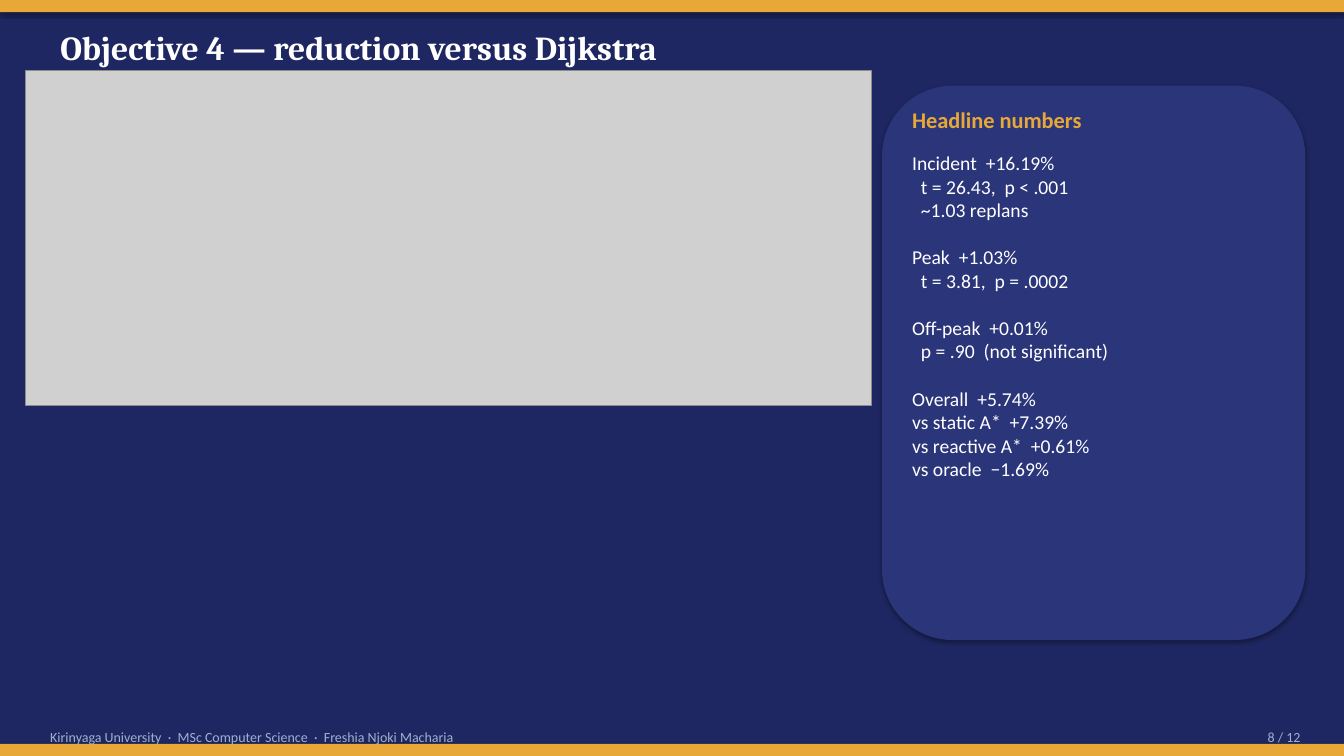
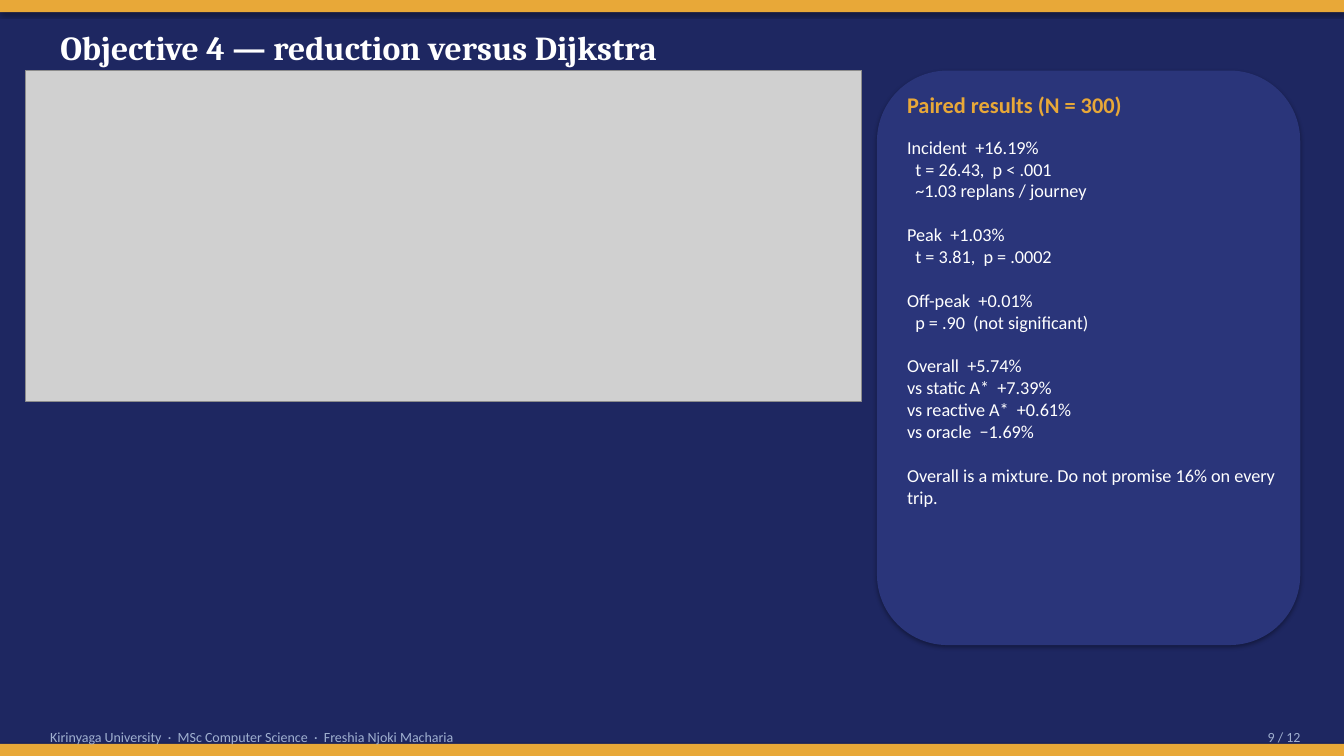
Before and after one commit to Freshia-Njoki/Emergency_Routing, a slide deck: slide 9 of docs/Freshia_Njoki_Obj34_Findings_Presentation.pptx (slide 8 before the commit). Drawn at 1344x756 pixels with LibreOffice and Linux fonts; fonts in the diff are those of the drawing; grey boxes stand for pictures. Boxes give left, top, right and bottom in pixels: in the first picture for what was removed or moved away, otherwise in the second. Text is boxed around its words. In the diff, an @@ line names an element or a change of style, - is before the commit and + after.

```diff
--- a/docs/Freshia_Njoki_Obj34_Findings_Presentation.pptx
+++ b/docs/Freshia_Njoki_Obj34_Findings_Presentation.pptx
@@ picture resized from (x1=25, y1=71, x2=872, y2=405) to (x1=25, y1=71, x2=862, y2=401) @@
@@ rounded rectangle resized from (x1=882, y1=86, x2=1306, y2=640) to (x1=877, y1=71, x2=1301, y2=645) @@
@@ text at (x1=907, y1=96, x2=1122, y2=116): text changed @@
-Headline numbers
+Paired results (N = 300)
@@ text at (x1=907, y1=141, x2=1275, y2=507): text changed; size 14 to 13 pt @@
-Incident +16.19%
-t = 26.43, p < .001
-~1.03 replans
-Peak +1.03%
-t = 3.81, p = .0002
-Off-peak +0.01%
-p = .90 (not significant)
-Overall +5.74%
-vs static A* +7.39%
-vs reactive A* +0.61%
-vs oracle −1.69%
+Incident +16.19%
+t = 26.43, p < .001
+~1.03 replans / journey
+Peak +1.03%
+t = 3.81, p = .0002
+Off-peak +0.01%
+p = .90 (not significant)
+Overall +5.74%
+vs static A* +7.39%
+vs reactive A* +0.61%
+vs oracle −1.69%
+Overall is a mixture. Do not promise 16% on every trip.
@@ text at (x1=1268, y1=733, x2=1300, y2=746): text changed @@
-8 / 12
+9 / 12
```
Also in this commit, not shown: 6 other slides changed, 5 slides added, 5 slides removed, 12 other files.
